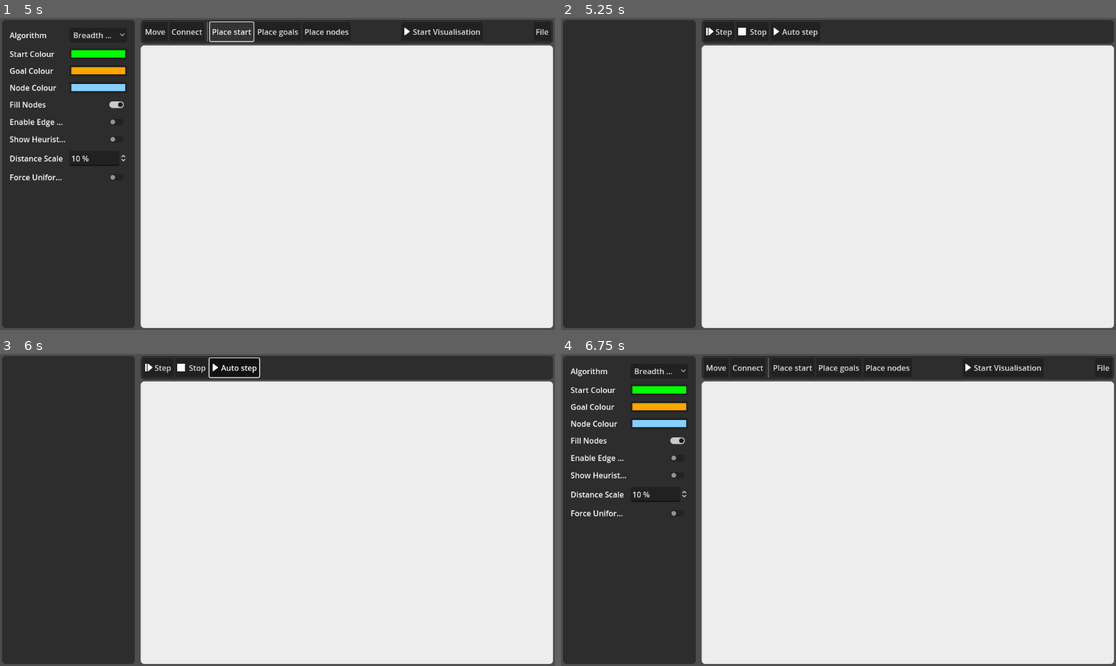
Above: before the commit, frames 1-4 (two rows, left to right).
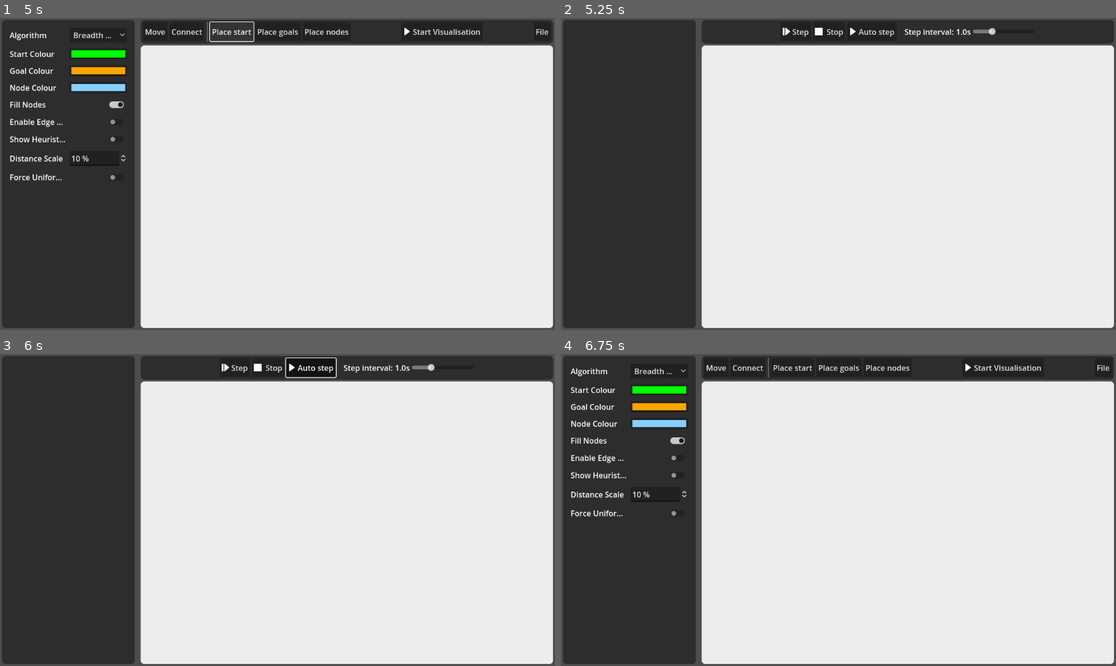
Above: after the commit, the same moments.

Repository: MattBann/Search-Tree-Traversal
Game: Godot game, scene res://scenes/main.tscn
Two runs of this game, one before a commit and one after it. Both use one fixed random seed, a clock stepped at 60 frames per second and the inputs below.
Inputs:
- Up to frame 1 (5 s): click "Move" at 0.5 s; click "Connect" at 1.25 s; click "Place goals" at 2 s; click "Place nodes" at 2.75 s; click "Place start" at 3.5 s; click "Place start" at 4.25 s
- Up to frame 2 (5.25 s): click "Start Visualisation" at 5 s
- Up to frame 3 (6 s): click "Auto step" at 5.75 s
- Up to frame 4 (6.75 s): click "Step" at 6.5 s

Frame 1 is identical in both runs. In frame 2, 0.5% of the frame differs, in the area x 26-79%, y 3-7%; in frame 3, 1.2%, in the area x 26-79%, y 1-8%; in frame 4, nothing differs.

Commit message:
Add slider to control auto step speed

Diff:
--- a/scenes/main.tscn
+++ b/scenes/main.tscn
@@ -85,6 +85,43 @@
 layout_mode = 2
 script = ExtResource("3_xs5ml")
 
+[node name="MoveButton" type="Button" parent="MarginContainer/HSplitContainer/VBoxContainer/PanelContainer/ScrollContainer/MarginContainer/ButtonManager" groups=["editor_controls"]]
+layout_mode = 2
+toggle_mode = true
+text = "Move"
+
+[node name="ConnectButton" type="Button" parent="MarginContainer/HSplitContainer/VBoxContainer/PanelContainer/ScrollContainer/MarginContainer/ButtonManager" groups=["editor_controls"]]
+layout_mode = 2
+toggle_mode = true
+text = "Connect"
+
+[node name="VSeparator" type="VSeparator" parent="MarginContainer/HSplitContainer/VBoxContainer/PanelContainer/ScrollContainer/MarginContainer/ButtonManager" groups=["editor_controls"]]
+layout_mode = 2
+
+[node name="PlaceStartButton" type="Button" parent="MarginContainer/HSplitContainer/VBoxContainer/PanelContainer/ScrollContainer/MarginContainer/ButtonManager" groups=["editor_controls"]]
+layout_mode = 2
+toggle_mode = true
+text = "Place start"
+
+[node name="PlaceGoalButton" type="Button" parent="MarginContainer/HSplitContainer/VBoxContainer/PanelContainer/ScrollContainer/MarginContainer/ButtonManager" groups=["editor_controls"]]
+layout_mode = 2
+toggle_mode = true
+text = "Place goals"
+
+[node name="PlaceNodeButton" type="Button" parent="MarginContainer/HSplitContainer/VBoxContainer/PanelContainer/ScrollContainer/MarginContainer/ButtonManager" groups=["editor_controls"]]
+layout_mode = 2
+toggle_mode = true
+text = "Place nodes"
+
+[node name="Spacer" type="Control" parent="MarginContainer/HSplitContainer/VBoxContainer/PanelContainer/ScrollContainer/MarginContainer/ButtonManager"]
+layout_mode = 2
+size_flags_horizontal = 3
+
+[node name="StartVisButton" type="Button" parent="MarginContainer/HSplitContainer/VBoxContainer/PanelContainer/ScrollContainer/MarginContainer/ButtonManager" groups=["editor_controls"]]
+layout_mode = 2
+text = "Start Visualisation"
+icon = ExtResource("5_ywtr8")
+
 [node name="RunnerStepButton" type="Button" parent="MarginContainer/HSplitContainer/VBoxContainer/PanelContainer/ScrollContainer/MarginContainer/ButtonManager" groups=["runner_controls"]]
 visible = false
 layout_mode = 2
@@ -104,42 +141,33 @@
 text = "Auto step"
 icon = ExtResource("5_ywtr8")
 
-[node name="MoveButton" type="Button" parent="MarginContainer/HSplitContainer/VBoxContainer/PanelContainer/ScrollContainer/MarginContainer/ButtonManager" groups=["editor_controls"]]
-layout_mode = 2
-toggle_mode = true
-text = "Move"
-
-[node name="ConnectButton" type="Button" parent="MarginContainer/HSplitContainer/VBoxContainer/PanelContainer/ScrollContainer/MarginContainer/ButtonManager" groups=["editor_controls"]]
-layout_mode = 2
-toggle_mode = true
-text = "Connect"
-
-[node name="VSeparator" type="VSeparator" parent="MarginContainer/HSplitContainer/VBoxContainer/PanelContainer/ScrollContainer/MarginContainer/ButtonManager" groups=["editor_controls"]]
-layout_mode = 2
-
-[node name="PlaceStartButton" type="Button" parent="MarginContainer/HSplitContainer/VBoxContainer/PanelContainer/ScrollContainer/MarginContainer/ButtonManager" groups=["editor_controls"]]
-layout_mode = 2
-toggle_mode = true
-text = "Place start"
-
-[node name="PlaceGoalButton" type="Button" parent="MarginContainer/HSplitContainer/VBoxContainer/PanelContainer/ScrollContainer/MarginContainer/ButtonManager" groups=["editor_controls"]]
-layout_mode = 2
-toggle_mode = true
-text = "Place goals"
-
-[node name="PlaceNodeButton" type="Button" parent="MarginContainer/HSplitContainer/VBoxContainer/PanelContainer/ScrollContainer/MarginContainer/ButtonManager" groups=["editor_controls"]]
-layout_mode = 2
-toggle_mode = true
-text = "Place nodes"
-
-[node name="Spacer" type="Control" parent="MarginContainer/HSplitContainer/VBoxContainer/PanelContainer/ScrollContainer/MarginContainer/ButtonManager"]
-layout_mode = 2
-size_flags_horizontal = 3
-
-[node name="StartVisButton" type="Button" parent="MarginContainer/HSplitContainer/VBoxContainer/PanelContainer/ScrollContainer/MarginContainer/ButtonManager" groups=["editor_controls"]]
-layout_mode = 2
-text = "Start Visualisation"
-icon = ExtResource("5_ywtr8")
+[node name="Spacer3" type="Control" parent="MarginContainer/HSplitContainer/VBoxContainer/PanelContainer/ScrollContainer/MarginContainer/ButtonManager" groups=["runner_controls"]]
+visible = false
+custom_minimum_size = Vector2(8, 0)
+layout_mode = 2
+
+[node name="Label" type="Label" parent="MarginContainer/HSplitContainer/VBoxContainer/PanelContainer/ScrollContainer/MarginContainer/ButtonManager" groups=["runner_controls"]]
+visible = false
+layout_mode = 2
+text = "Step interval:"
+horizontal_alignment = 2
+vertical_alignment = 1
+
+[node name="RunnerIntervalLabel" type="Label" parent="MarginContainer/HSplitContainer/VBoxContainer/PanelContainer/ScrollContainer/MarginContainer/ButtonManager" groups=["runner_controls"]]
+visible = false
+layout_mode = 2
+horizontal_alignment = 2
+vertical_alignment = 1
+
+[node name="RunnerIntervalSlider" type="HSlider" parent="MarginContainer/HSplitContainer/VBoxContainer/PanelContainer/ScrollContainer/MarginContainer/ButtonManager" groups=["runner_controls"]]
+visible = false
+custom_minimum_size = Vector2(128, 0)
+layout_mode = 2
+size_flags_vertical = 1
+min_value = 0.2
+max_value = 3.0
+step = 0.1
+value = 0.2
 
 [node name="Spacer2" type="Control" parent="MarginContainer/HSplitContainer/VBoxContainer/PanelContainer/ScrollContainer/MarginContainer/ButtonManager"]
 layout_mode = 2
@@ -187,15 +215,16 @@
 theme_override_styles/panel = SubResource("StyleBoxFlat_4j41o")
 script = ExtResource("4_dtqo3")
 
-[connection signal="pressed" from="MarginContainer/HSplitContainer/VBoxContainer/PanelContainer/ScrollContainer/MarginContainer/ButtonManager/RunnerStepButton" to="MarginContainer/HSplitContainer/VBoxContainer/PanelContainer/ScrollContainer/MarginContainer/ButtonManager" method="_on_runner_step_button_pressed"]
-[connection signal="pressed" from="MarginContainer/HSplitContainer/VBoxContainer/PanelContainer/ScrollContainer/MarginContainer/ButtonManager/RunnerStopButton" to="MarginContainer/HSplitContainer/VBoxContainer/PanelContainer/ScrollContainer/MarginContainer/ButtonManager" method="_on_runner_stop_button_pressed"]
-[connection signal="toggled" from="MarginContainer/HSplitContainer/VBoxContainer/PanelContainer/ScrollContainer/MarginContainer/ButtonManager/RunnerAutoButton" to="MarginContainer/HSplitContainer/VBoxContainer/PanelContainer/ScrollContainer/MarginContainer/ButtonManager" method="_on_runner_auto_button_toggled"]
 [connection signal="toggled" from="MarginContainer/HSplitContainer/VBoxContainer/PanelContainer/ScrollContainer/MarginContainer/ButtonManager/MoveButton" to="MarginContainer/HSplitContainer/VBoxContainer/PanelContainer/ScrollContainer/MarginContainer/ButtonManager" method="_on_move_button_toggled"]
 [connection signal="toggled" from="MarginContainer/HSplitContainer/VBoxContainer/PanelContainer/ScrollContainer/MarginC …(186 unchanged characters)…
 [connection signal="toggled" from="MarginContainer/HSplitContainer/VBoxContainer/PanelContainer/ScrollContainer/MarginC …(193 unchanged characters)…
 [connection signal="toggled" from="MarginContainer/HSplitContainer/VBoxContainer/PanelContainer/ScrollContainer/MarginC …(191 unchanged characters)…
 [connection signal="toggled" from="MarginContainer/HSplitContainer/VBoxContainer/PanelContainer/ScrollContainer/MarginC …(191 unchanged characters)…
 [connection signal="pressed" from="MarginContainer/HSplitContainer/VBoxContainer/PanelContainer/ScrollContainer/MarginC …(189 unchanged characters)…
+[connection signal="pressed" from="MarginContainer/HSplitContainer/VBoxContainer/PanelContainer/ScrollContainer/MarginContainer/ButtonManager/RunnerStepButton" to="MarginContainer/HSplitContainer/VBoxContainer/PanelContainer/ScrollContainer/MarginContainer/ButtonManager" method="_on_runner_step_button_pressed"]
+[connection signal="pressed" from="MarginContainer/HSplitContainer/VBoxContainer/PanelContainer/ScrollContainer/MarginContainer/ButtonManager/RunnerStopButton" to="MarginContainer/HSplitContainer/VBoxContainer/PanelContainer/ScrollContainer/MarginContainer/ButtonManager" method="_on_runner_stop_button_pressed"]
+[connection signal="toggled" from="MarginContainer/HSplitContainer/VBoxContainer/PanelContainer/ScrollContainer/MarginContainer/ButtonManager/RunnerAutoButton" to="MarginContainer/HSplitContainer/VBoxContainer/PanelContainer/ScrollContainer/MarginContainer/ButtonManager" method="_on_runner_auto_button_toggled"]
+[connection signal="value_changed" from="MarginContainer/HSplitContainer/VBoxContainer/PanelContainer/ScrollContainer/MarginContainer/ButtonManager/RunnerIntervalSlider" to="MarginContainer/HSplitContainer/VBoxContainer/PanelContainer/ScrollContainer/MarginContainer/ButtonManager" method="_on_runner_interval_slider_value_changed"]
 [connection signal="file_selected" from="MarginContainer/HSplitContainer/VBoxContainer/PanelContainer/ScrollContainer/M …(201 unchanged characters)…
 [connection signal="visibility_changed" from="MarginContainer/HSplitContainer/VBoxContainer/PanelContainer/ScrollContai …(206 unchanged characters)…
 [connection signal="file_selected" from="MarginContainer/HSplitContainer/VBoxContainer/PanelContainer/ScrollContainer/M …(201 unchanged characters)…
--- a/scripts/views/ButtonManager.gd
+++ b/scripts/views/ButtonManager.gd
@@ -12,6 +12,8 @@
 @onready var file_open_dialog : FileDialog = get_node("FileDialogOpen")
 @onready var runner_auto_step : Button = get_node("RunnerAutoButton")
 @onready var auto_run_timer : Timer = get_node("Timer")
+@onready var runner_interval_label : Label = get_node("RunnerIntervalLabel")
+@onready var runner_interval_slider : Slider = get_node("RunnerIntervalSlider")
 
 
 # Called when the node enters the scene tree for the first time.
@@ -24,6 +26,7 @@
 	auto_run_timer.timeout.connect(func (): \
 		Controller.get_current_runner().step() if Controller.is_visualisation_running() \
 		else auto_run_timer.stop())
+	runner_interval_slider.value = 1.0
 
 
 # Handle toggling of editor mode, including deselecting other modes:
@@ -175,11 +178,16 @@
 # Start a timer to automatically step through the visualisation
 func _on_runner_auto_button_toggled(button_pressed:bool) -> void:
 	if button_pressed:
-		auto_run_timer.wait_time = 1.0 # TODO Setup step interval control
 		auto_run_timer.one_shot = false
 		auto_run_timer.start()
 	else:
 		auto_run_timer.stop()
 
 
+# When changed, update wait time and show change
+func _on_runner_interval_slider_value_changed(value:float) -> void:
+	auto_run_timer.wait_time = value
+	runner_interval_label.text = "%.1fs" % value # Ensure 1 dp format
+
+
 # Button icon attribution: https://www.flaticon.com/authors/freepik
